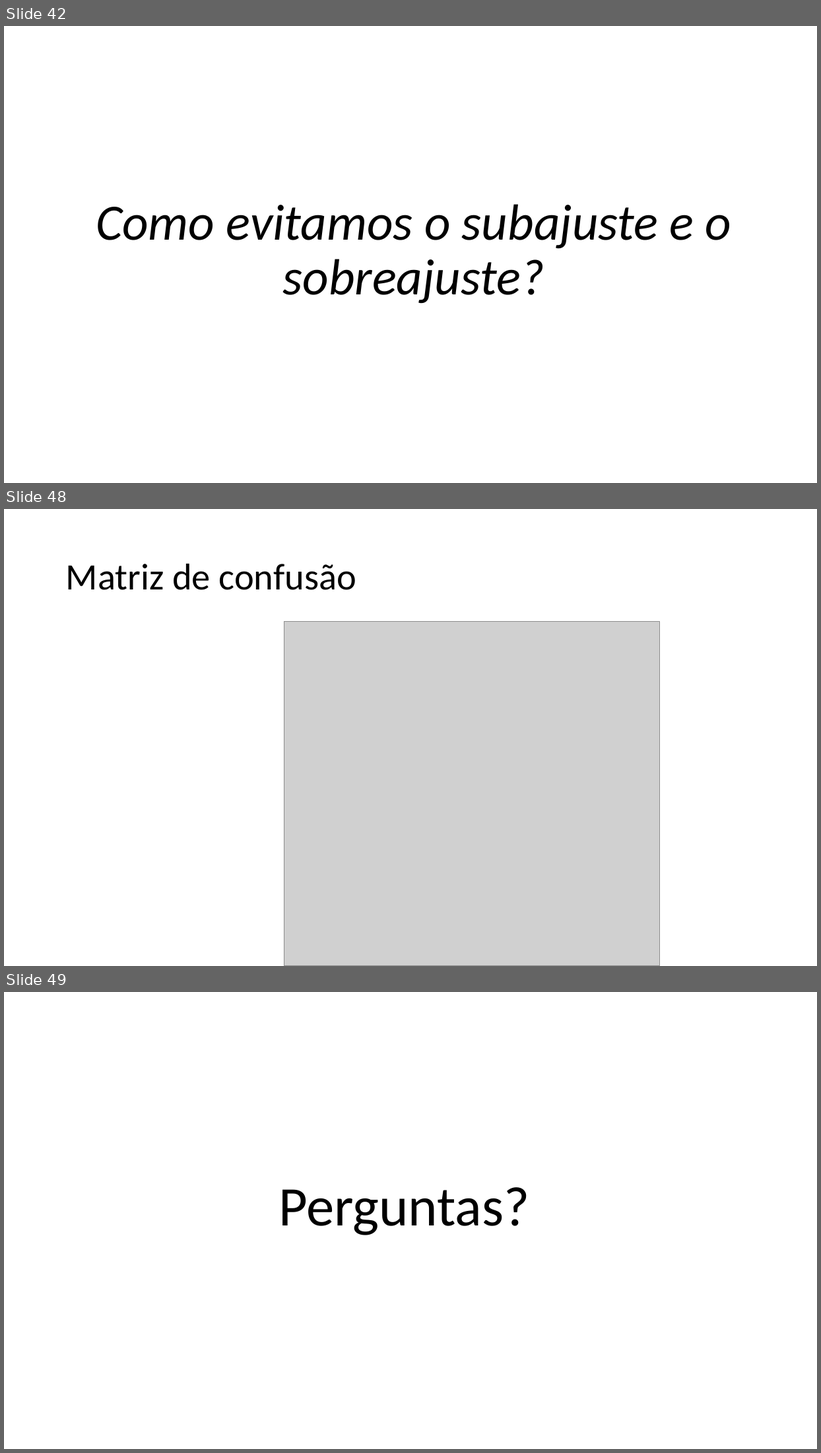
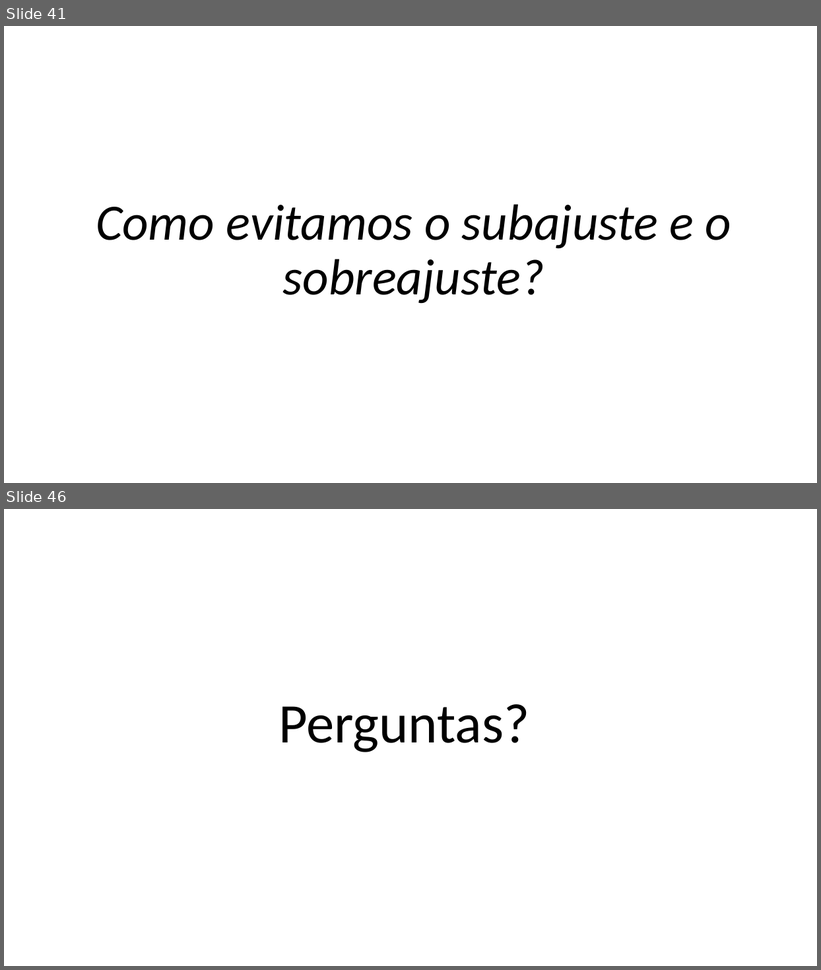
Before and after one commit to zz4fap/c24_inteligencia_artificial, a slide deck: slides/C24_Classificação.pptx. Shown one above the other, each under a label of ours: slides 42, 48 and 49 before the commit, slides 41 and 46 after it; the slides between them are not shown. The pictures are 821x1453 and 821x970 pixels, drawn with LibreOffice and Linux fonts; fonts in the diff are those of the drawing; grey boxes stand for pictures. Boxes give left, top, right and bottom in pixels: in the first picture for what was removed or moved away, otherwise in the second. Text is boxed around its words. In the diff, an @@ line names an element or a change of style, - is before the commit and + after.

```diff
--- a/slides/C24_Classificação.pptx
+++ b/slides/C24_Classificação.pptx
@@ slide 48 removed at [4,509,817,966], background #FFFFFF @@
@@ title removed at [66,563,356,590] @@
-Matriz de confusão
@@ picture removed at [284,622,660,966] @@
@@ what was slide 42 is now slide 41 @@
@@ what was slide 49 is now slide 46 @@
```
Also in this commit, not shown: 2 slides changed, 2 slides added, 4 other slides removed, 2 other files.
